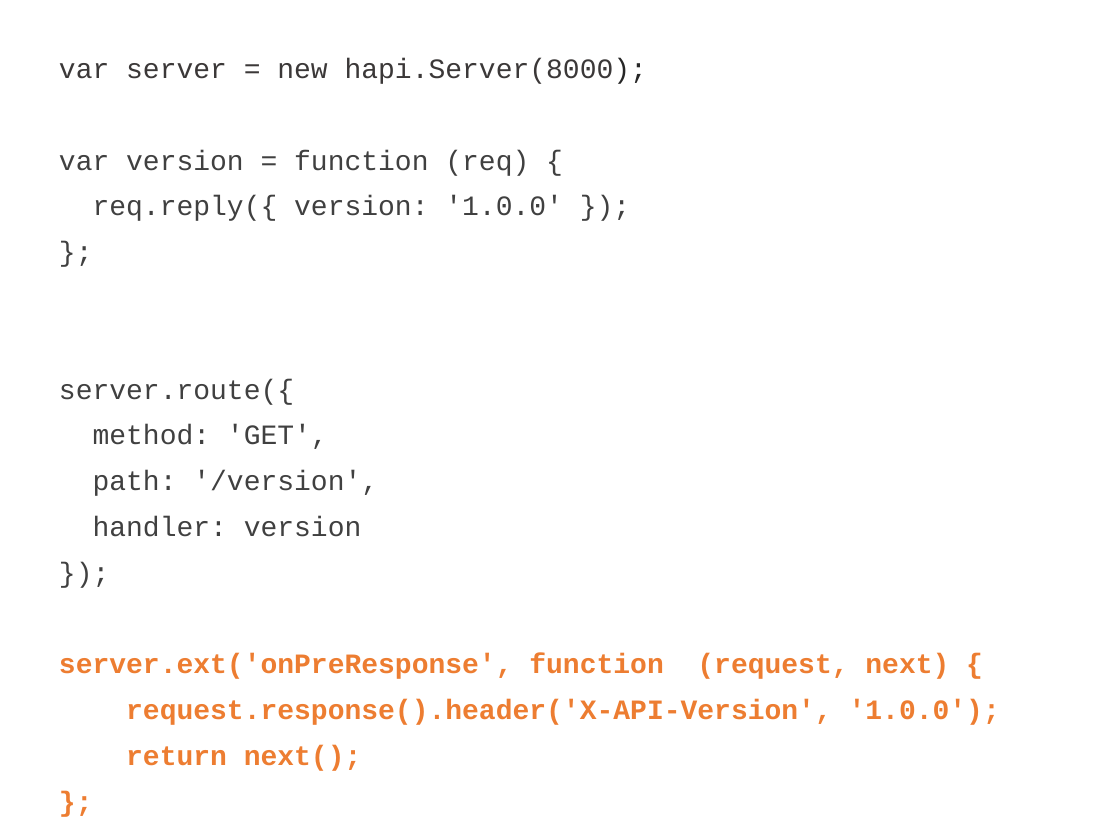
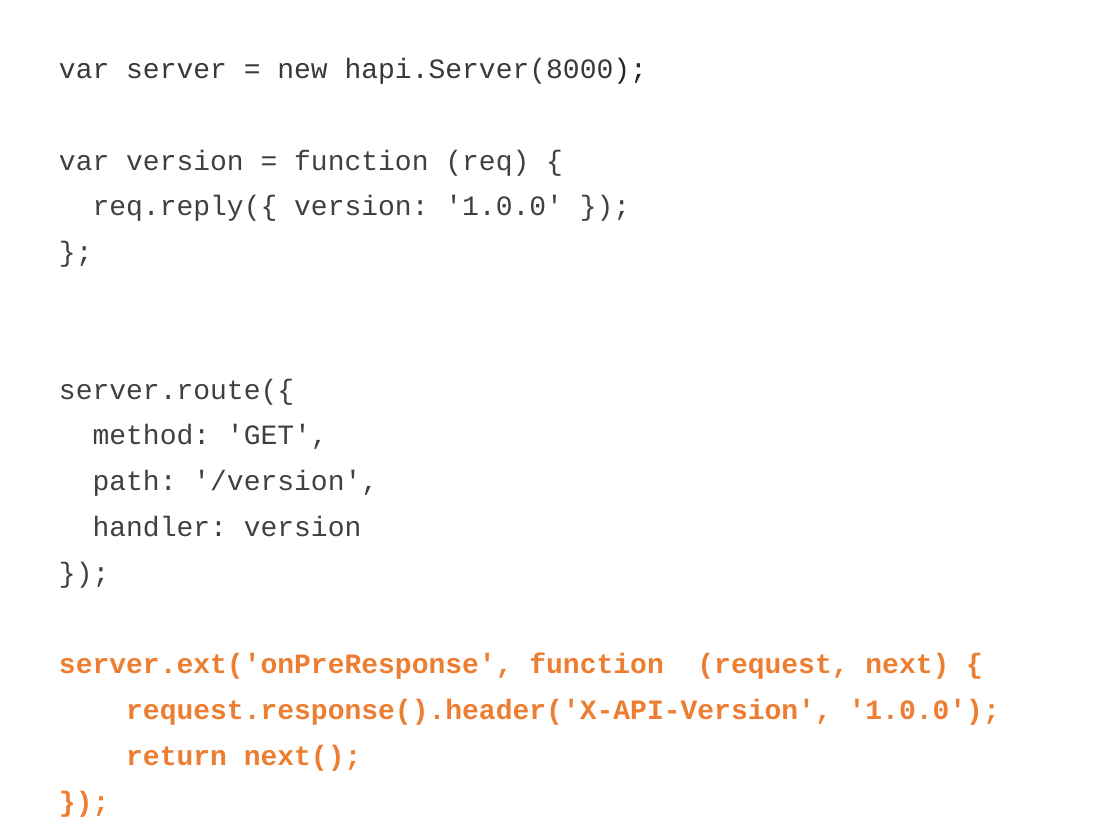
Before and after one commit to mikeal/nodeconf2013, a slide deck: slide 56 of slides/services/services.pptx (slide 54 before the commit). Drawn at 1120x840 pixels with LibreOffice and Linux fonts; fonts in the diff are those of the drawing. Boxes give left, top, right and bottom in pixels: in the first picture for what was removed or moved away, otherwise in the second. Text is boxed around its words. In the diff, an @@ line names an element or a change of style, - is before the commit and + after.

```diff
--- a/slides/services/services.pptx
+++ b/slides/services/services.pptx
@@ subtitle at (59, 58, 1000, 771): text changed @@
-};
+});
```
Also in this commit, not shown: 8 other slides changed, 4 slides added, 18 other files.
